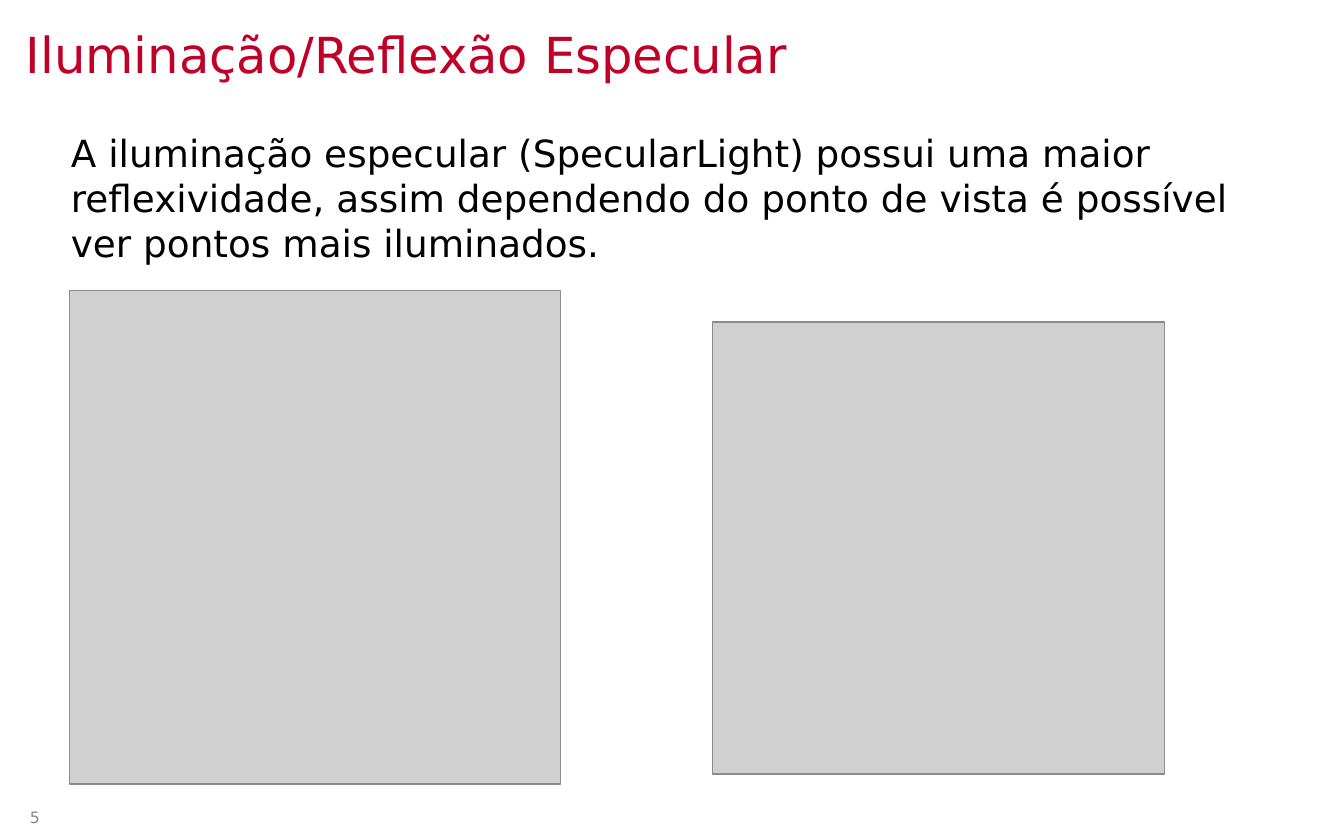
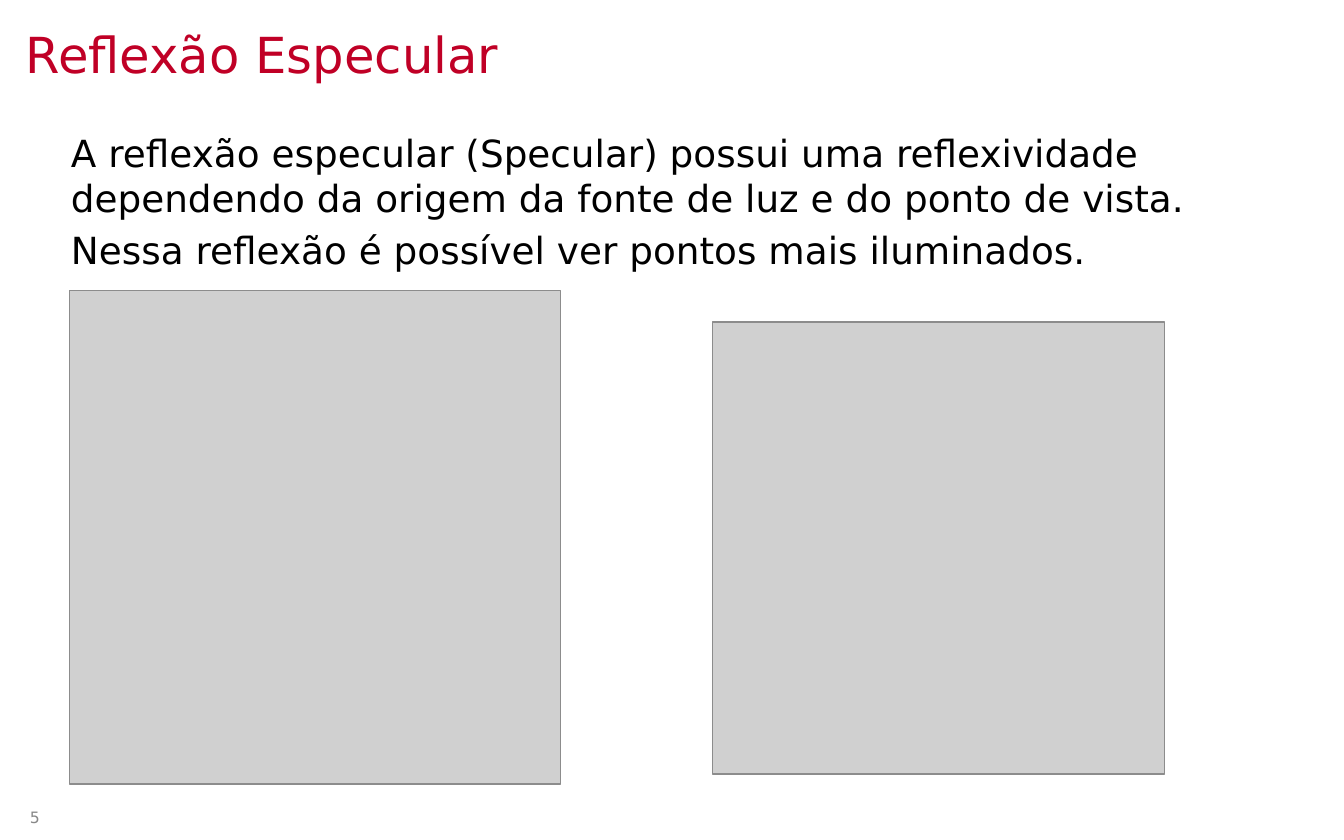
Before and after one commit to lpsoares/ComputacaoGrafica, a slide deck: slide 5 of content/aulas/16-revisao4/aula16_revisao4.pptx. Drawn at 1344x840 pixels with LibreOffice and Linux fonts; fonts in the diff are those of the drawing; grey boxes stand for pictures; background and template pictures are left out. Boxes give left, top, right and bottom in pixels: in the first picture for what was removed or moved away, otherwise in the second. Text is boxed around its words. In the diff, an @@ line names an element or a change of style, - is before the commit and + after.

```diff
--- a/content/aulas/16-revisao4/aula16_revisao4.pptx
+++ b/content/aulas/16-revisao4/aula16_revisao4.pptx
@@ title at bbox=[26, 34, 499, 84]: text changed @@
-Iluminação/Reflexão Especular
+Reflexão Especular
@@ text at bbox=[71, 138, 1183, 272]: text changed @@
-A iluminação especular (SpecularLight) possui uma maior reflexividade, assim dependendo do ponto de vista é possível ver pontos mais iluminados.
+A reflexão especular (Specular) possui uma reflexividade dependendo da origem da fonte de luz e do ponto de vista.
+Nessa reflexão é possível ver pontos mais iluminados.
```
Also in this commit, not shown: 5 other slides changed, 3 slides added, 1 other file.
